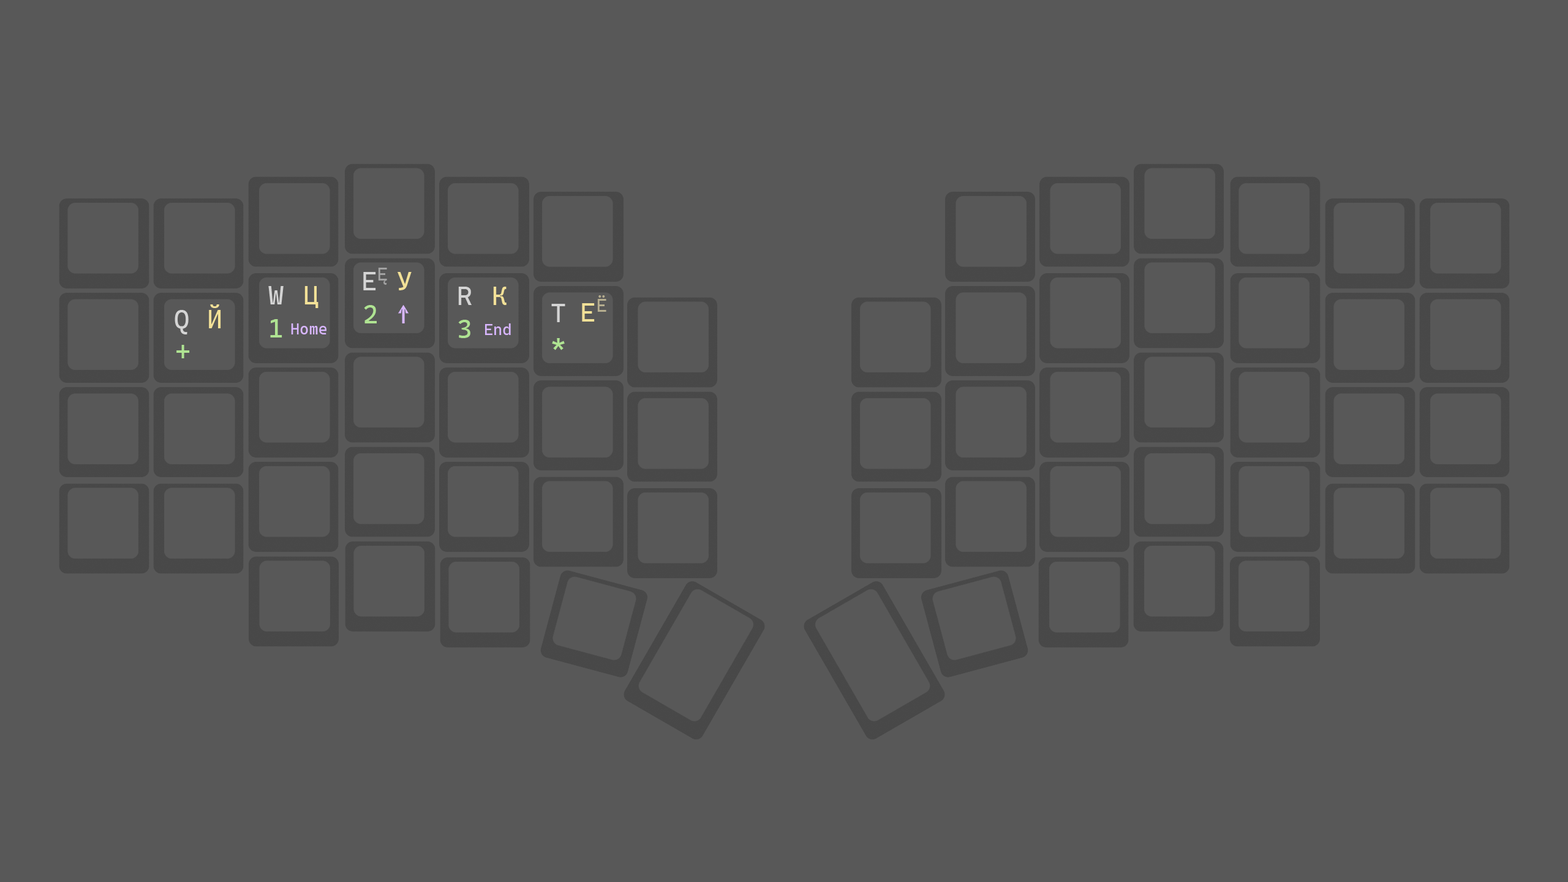
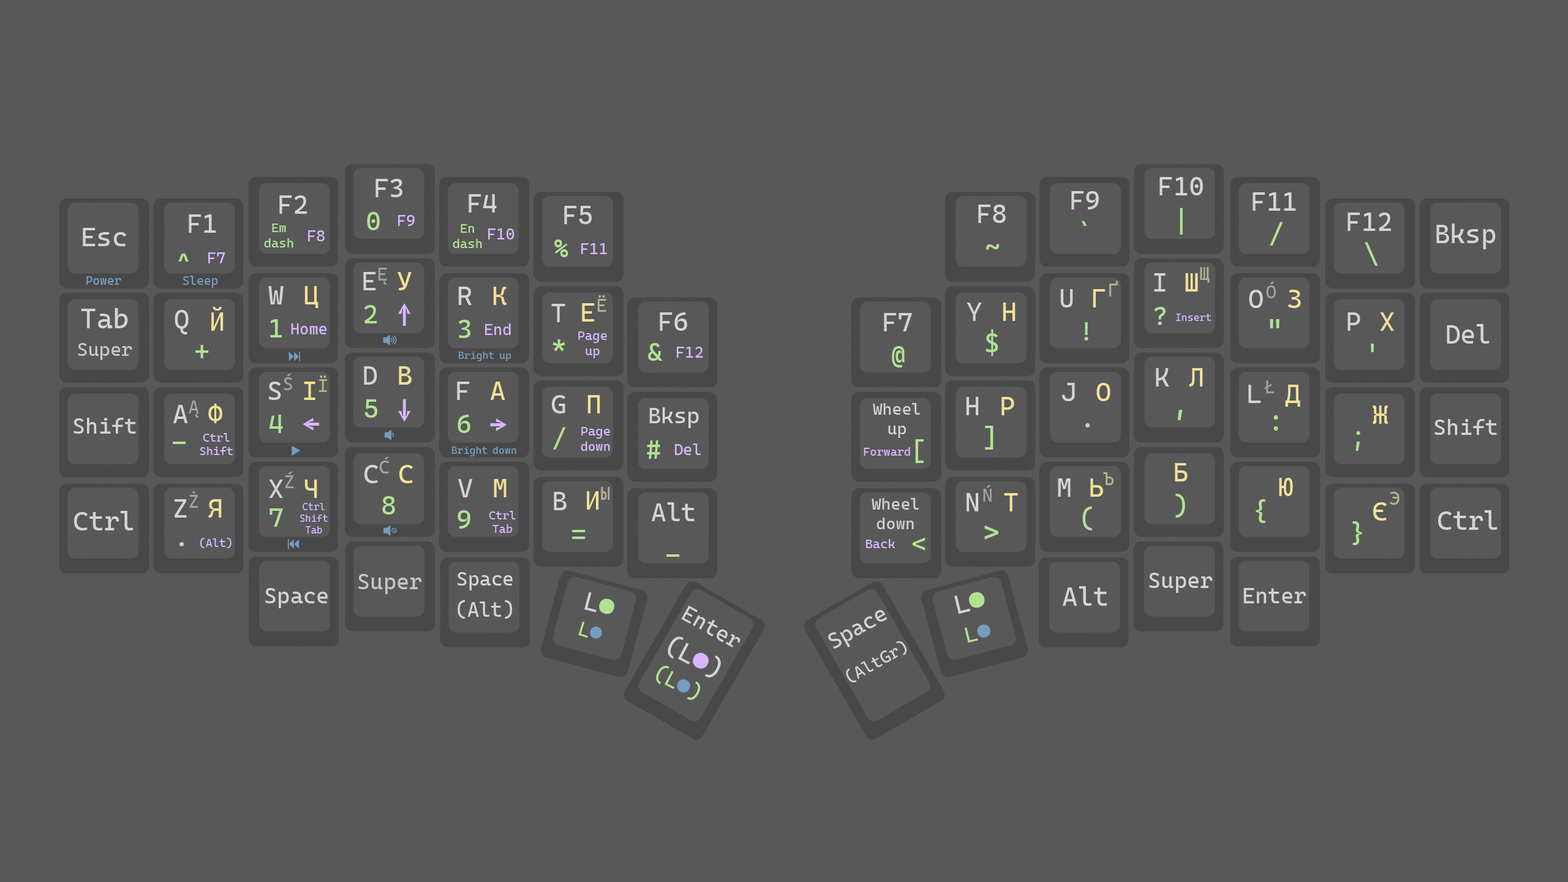
The second 1568 × 882 image is a revision of the first. Changes to its layers:
added layer "(L⬤)" (1st of 2, in "Characters") in group "Characters" over bbox(655, 665, 701, 701)
added layer "(L⬤)" (2nd of 2, in "Characters") in group "Characters" over bbox(667, 636, 721, 678)
added layer "Q" (2nd of 30, in "Characters") in group "Characters" over bbox(457, 572, 513, 591)
added layer "Q" (4th of 30, in "Characters") in group "Characters" over bbox(649, 407, 699, 429)
added layer "Q" (5th of 30, in "Characters") in group "Characters" over bbox(1436, 223, 1496, 250)
added layer "Q" (6th of 30, in "Characters") in group "Characters" over bbox(681, 605, 741, 648)
added layer "Q" (7th of 30, in "Characters") in group "Characters" over bbox(828, 610, 888, 649)
added layer "Q" (8th of 30, in "Characters") in group "Characters" over bbox(1149, 572, 1213, 593)
added layer "Q" (10th of 30, in "Characters") (89%) in group "Characters" over bbox(358, 573, 423, 595)
added layer "Q" (11th of 30, in "Characters") in group "Characters" over bbox(845, 640, 908, 683)
added layer "Q" (14th of 30, in "Characters") in group "Characters" over bbox(265, 588, 328, 609)
added layer "Q" (15th of 30, in "Characters") in group "Characters" over bbox(871, 497, 919, 530)
added layer "Q" (24th of 30, in "Characters") in group "Characters" over bbox(872, 403, 920, 438)
added layer "Q" (25th of 30, in "Characters") in group "Characters" over bbox(1434, 418, 1497, 435)
added layer "Q" (26th of 30, in "Characters") in group "Characters" over bbox(1438, 510, 1498, 530)
added layer "Q" (27th of 30, in "Characters") in group "Characters" over bbox(73, 417, 136, 434)
added layer "Q" (28th of 30, in "Characters") in group "Characters" over bbox(74, 510, 134, 531)
added group "Borders" with 2 layers above "Background" over bbox(73, 177, 1498, 701)
moved "Key borders" into group "Borders" over bbox(73, 177, 1498, 701)
…and 45 more changes (42 added, 2 moved_by, 1 painted)